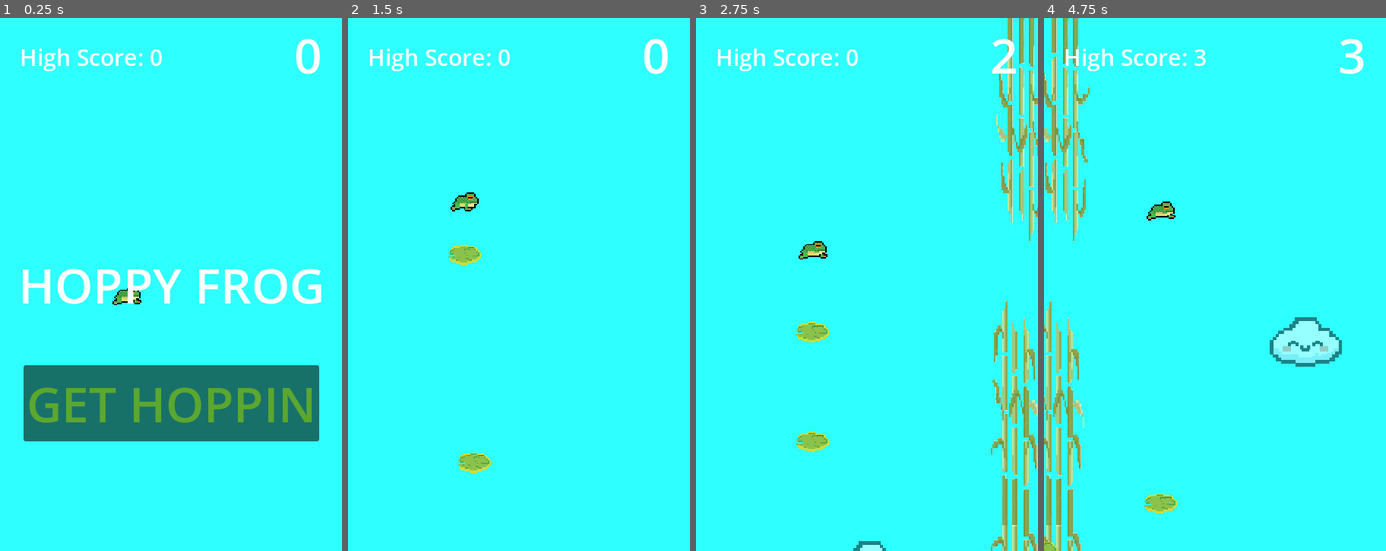
Above: before the commit, frames 1-4 (left to right).
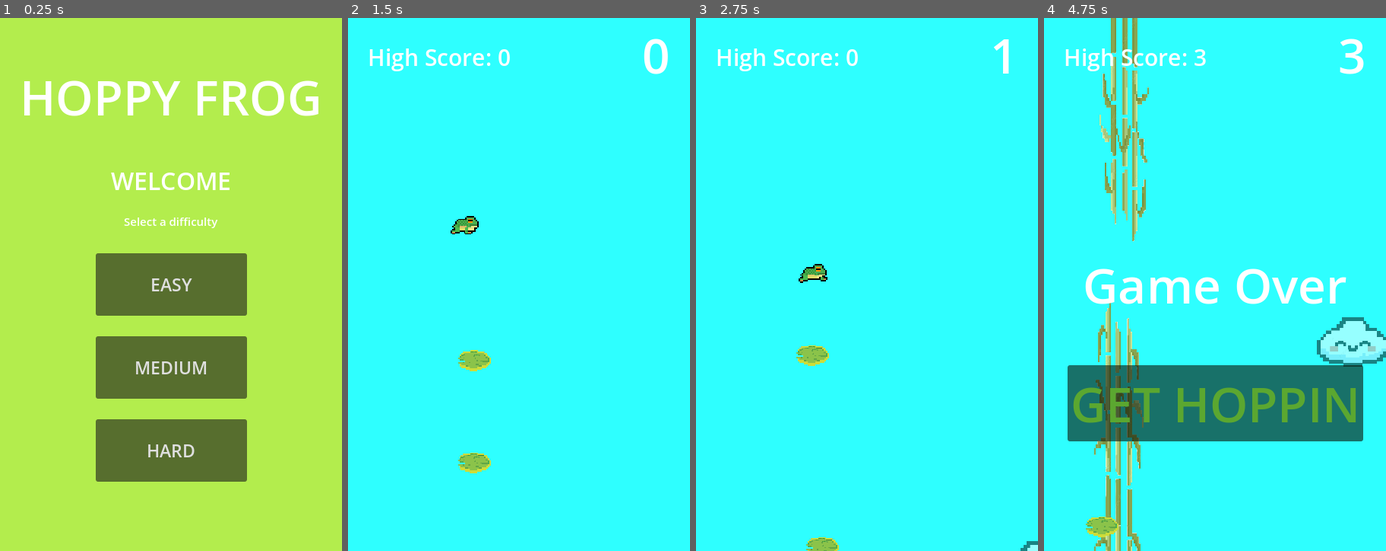
Above: after the commit, the same moments.

Repository: coryjm/hoppy-frog
Game: Godot game, scene res://Scenes/main.tscn
The game is run twice, just before and just after one commit, with the same random seed, the same clock (stepped at 60 frames per second) and the same inputs.
Inputs (mouse positions are in pixels of both pictures, inside the frame that each line leads up to):
- Up to frame 1 (0.25 s): no input
- Up to frame 2 (1.5 s): click (519, 369) at 0.5 s, where only the run after the commit has a clickable "MEDIUM"; click (519, 401) at 1.25 s, where only the run after the commit has a clickable "GET HOPPIN"
- Up to frame 3 (2.75 s): tap Space (hop) at 2.27 s
- Up to frame 4 (4.75 s): tap Space (hop) at 3.02 s; click (1215, 401) at 4.25 s, where only the run before the commit has a clickable "GET HOPPIN"

The runs differ from the first frame. In frame 1, 100% of the frame differs, in the area x 0-100%, y 0-100%; in frame 2, 1.0%; in frame 3, 6.2%; in frame 4, 25%.

Commit message:
added difficulties

Diff:
--- a/hoppy-frog/Scenes/main.tscn
+++ b/hoppy-frog/Scenes/main.tscn
@@ -6,6 +6,7 @@
 [ext_resource type="PackedScene" uid="uid://6rsid01iclmc" path="res://Scenes/pad.tscn" id="2_jjvhh"]
 [ext_resource type="PackedScene" uid="uid://chq2wjivh6xgy" path="res://Scenes/cloud.tscn" id="2_kry3j"]
 [ext_resource type="PackedScene" uid="uid://tkrntnp8bgfb" path="res://Scenes/hud.tscn" id="6_21xkr"]
+[ext_resource type="PackedScene" uid="uid://bboao1ulxkk7m" path="res://Scenes/start_screen.tscn" id="6_ynf5e"]
 [ext_resource type="AudioStream" uid="uid://bco3fqq5majcl" path="res://Assets/Music/main.mp3" id="7_6bp64"]
 [ext_resource type="AudioStream" uid="uid://bqmkok01q7u1k" path="res://Assets/Music/gameOver.mp3" id="8_344ge"]
 
@@ -61,7 +62,10 @@
 position = Vector2(1213, 5)
 rotation = 1.58173
 
+[node name="StartScreen" parent="." instance=ExtResource("6_ynf5e")]
+
 [node name="HUD" parent="." instance=ExtResource("6_21xkr")]
+visible = false
 
 [node name="MainMusic" type="AudioStreamPlayer" parent="."]
 stream = ExtResource("7_6bp64")
@@ -76,4 +80,7 @@
 [connection signal="timeout" from="ScoreTimer" to="." method="_on_score_timer_timeout"]
 [connection signal="timeout" from="CloudTimer" to="." method="_on_cloud_timer_timeout"]
 [connection signal="hit" from="Player" to="." method="_on_player_hit"]
+[connection signal="easy" from="StartScreen" to="." method="_on_start_screen_easy"]
+[connection signal="hard" from="StartScreen" to="." method="_on_start_screen_hard"]
+[connection signal="medium" from="StartScreen" to="." method="_on_start_screen_medium"]
 [connection signal="start_game" from="HUD" to="." method="_on_hud_start_game"]
--- /dev/null
+++ b/hoppy-frog/Scenes/start_screen.tscn
@@ -0,0 +1,105 @@
+[gd_scene load_steps=2 format=3 uid="uid://bboao1ulxkk7m"]
+
+[ext_resource type="Script" uid="uid://dj0guhdklaob6" path="res://Scripts/start_screen.gd" id="1_i8r30"]
+
+[node name="StartScreen" type="CanvasLayer"]
+script = ExtResource("1_i8r30")
+
+[node name="ColorRect" type="ColorRect" parent="."]
+offset_left = -78.0
+offset_top = -94.0
+offset_right = 551.0
+offset_bottom = 789.0
+color = Color(0.701961, 0.929412, 0.301961, 1)
+
+[node name="HoppyFrogLabel" type="Label" parent="."]
+anchors_preset = -1
+anchor_left = 0.5
+anchor_top = 0.142
+anchor_right = 0.5
+anchor_bottom = 0.142
+offset_left = -79.0
+offset_top = -39.4
+offset_right = 79.0
+offset_bottom = 5.6
+grow_horizontal = 2
+theme_override_font_sizes/font_size = 63
+text = "HOPPY FROG"
+
+[node name="WelcomeLabel" type="Label" parent="."]
+anchors_preset = -1
+anchor_left = 0.5
+anchor_top = 0.305
+anchor_right = 0.5
+anchor_bottom = 0.305
+offset_left = -79.0
+offset_top = -22.5
+offset_right = 79.0
+offset_bottom = 22.5
+grow_horizontal = 2
+theme_override_font_sizes/font_size = 32
+text = "WELCOME"
+
+[node name="Label" type="Label" parent="."]
+anchors_preset = -1
+anchor_left = 0.5
+anchor_top = 0.382
+anchor_right = 0.5
+anchor_bottom = 0.382
+offset_left = -62.0
+offset_top = -11.4
+offset_right = 62.0
+offset_bottom = 11.6
+grow_horizontal = 2
+grow_vertical = 2
+theme_override_font_sizes/font_size = 15
+text = "Select a difficulty"
+
+[node name="EasyButton" type="Button" parent="."]
+anchors_preset = 8
+anchor_left = 0.5
+anchor_top = 0.5
+anchor_right = 0.5
+anchor_bottom = 0.5
+offset_left = -99.5
+offset_top = -41.0
+offset_right = 99.5
+offset_bottom = 41.0
+grow_horizontal = 2
+grow_vertical = 2
+theme_override_font_sizes/font_size = 23
+text = "EASY"
+
+[node name="MediumButton" type="Button" parent="."]
+anchors_preset = -1
+anchor_left = 0.5
+anchor_top = 0.656
+anchor_right = 0.5
+anchor_bottom = 0.656
+offset_left = -99.5
+offset_top = -41.2
+offset_right = 99.5
+offset_bottom = 40.8
+grow_horizontal = 2
+grow_vertical = 2
+theme_override_font_sizes/font_size = 23
+text = "MEDIUM"
+
+[node name="HardButton" type="Button" parent="."]
+anchors_preset = -1
+anchor_left = 0.5
+anchor_top = 0.811
+anchor_right = 0.5
+anchor_bottom = 0.811
+offset_left = -99.5
+offset_top = -40.7
+offset_right = 99.5
+offset_bottom = 41.3
+grow_horizontal = 2
+grow_vertical = 2
+theme_override_font_sizes/font_size = 23
+text = "HARD"
+
+[connection signal="pressed" from="EasyButton" to="." method="_on_easy_button_pressed"]
+[connection signal="pressed" from="MediumButton" to="." method="_on_medium_button_pressed"]
+[connection signal="pressed" from="HardButton" to="." method="_on_hard_button_pressed"]
--- a/hoppy-frog/Scripts/bamboo.gd
+++ b/hoppy-frog/Scripts/bamboo.gd
@@ -1,7 +1,7 @@
 extends StaticBody2D
 
 var tree = randi() % 3 + 1
-var speed = 600
+@export var speed = 600
 # Called when the node enters the scene tree for the first time.
 func _ready() -> void:
 	if tree == 1:
--- a/hoppy-frog/Scripts/hud.gd
+++ b/hoppy-frog/Scripts/hud.gd
@@ -8,7 +8,7 @@
 
 
 # Called every frame. 'delta' is the elapsed time since the previous frame.
-func _process(delta: float) -> void:
+func _process(_delta: float) -> void:
 	pass
 
 
--- a/hoppy-frog/Scripts/main.gd
+++ b/hoppy-frog/Scripts/main.gd
@@ -4,6 +4,7 @@
 
 var score
 var high_score
+var speed
 
 func _ready():
 	load_high_score()
@@ -22,7 +23,7 @@
 	cloud_spawn_location.progress_ratio = randf()
 	cloud.position = cloud_spawn_location.global_position
 
-	var velocity = Vector2(-randf_range(50.0, 300.0), 0.0)
+	var _velocity = Vector2(-randf_range(50.0, 300.0), 0.0)
 
 	add_child(cloud)
 
@@ -32,14 +33,14 @@
 	var bottom_bamboo = bamboo_scene.instantiate()
 	bottom_bamboo.position = $BambooBottom.global_position
 	bottom_bamboo.rotation_degrees = 0  # Upright
-	bottom_bamboo.speed = 200  # Consistent speed (adjust as needed)
+	bottom_bamboo.speed = speed  # Consistent speed (adjust as needed)
 	add_child(bottom_bamboo)
 
 	# Spawn top bamboo (upside down)
 	var top_bamboo = bamboo_scene.instantiate()
 	top_bamboo.position = $BambooTop.global_position
 	top_bamboo.rotation_degrees = 180  # Flipped upside down
-	top_bamboo.speed = 200  # Same speed
+	top_bamboo.speed = speed  # Same speed
 	add_child(top_bamboo)
 
 
@@ -86,3 +87,20 @@
 	$HUD/Message.hide()
 	$Player.show()
 	new_game()
+
+
+func _on_start_screen_easy() -> void:
+	speed = 200
+	get_node("StartScreen").visible = false
+	get_node("HUD").visible = true
+
+
+func _on_start_screen_medium() -> void:
+	speed = 250
+	get_node("StartScreen").visible = false
+	get_node("HUD").visible = true
+
+func _on_start_screen_hard() -> void:
+	speed = 300
+	get_node("StartScreen").visible = false
+	get_node("HUD").visible = true
--- /dev/null
+++ b/hoppy-frog/Scripts/start_screen.gd
@@ -0,0 +1,30 @@
+extends CanvasLayer
+
+signal easy
+signal medium
+signal hard
+
+
+# Called when the node enters the scene tree for the first time.
+func _ready() -> void:
+	pass # Replace with function body.
+
+
+# Called every frame. 'delta' is the elapsed time since the previous frame.
+func _process(_delta: float) -> void:
+	pass
+
+
+func _on_easy_button_pressed() -> void:
+	print("easy")
+	easy.emit()
+
+
+func _on_medium_button_pressed() -> void:
+	print("med")
+	medium.emit()
+
+
+func _on_hard_button_pressed() -> void:
+	print("hard")
+	hard.emit()
Not shown: 1 places in hoppy-frog/Scenes/main.tscn that only renumber resources
Not shown, added: hoppy-frog/Scripts/start_screen.gd.uid
